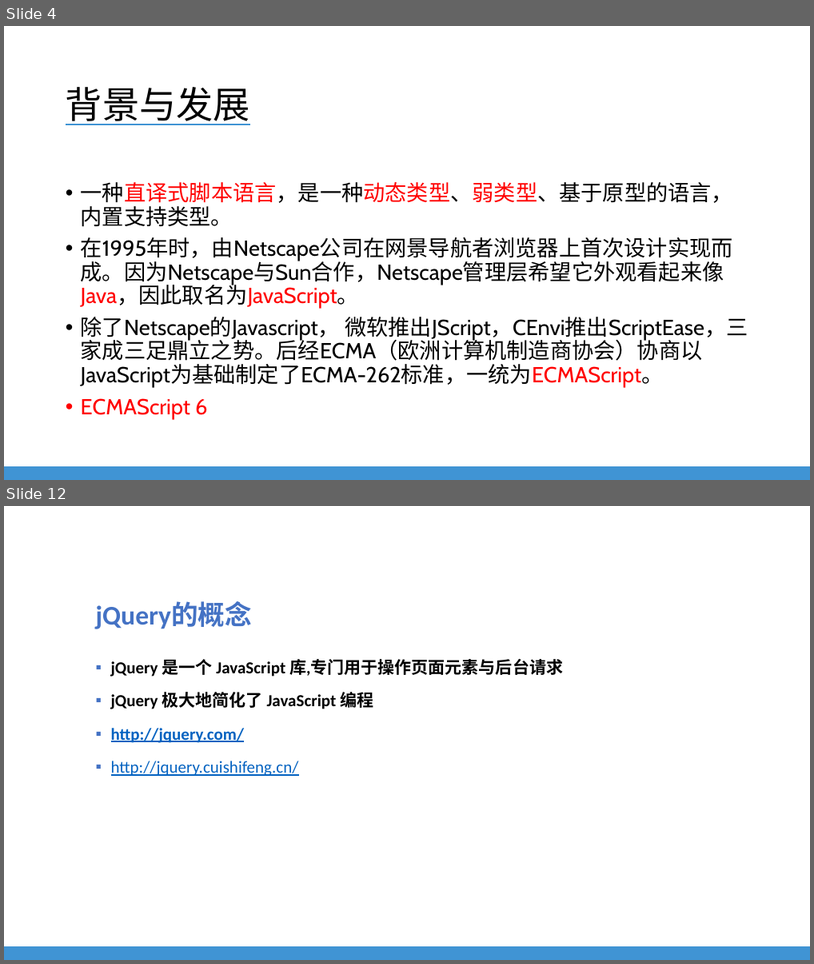
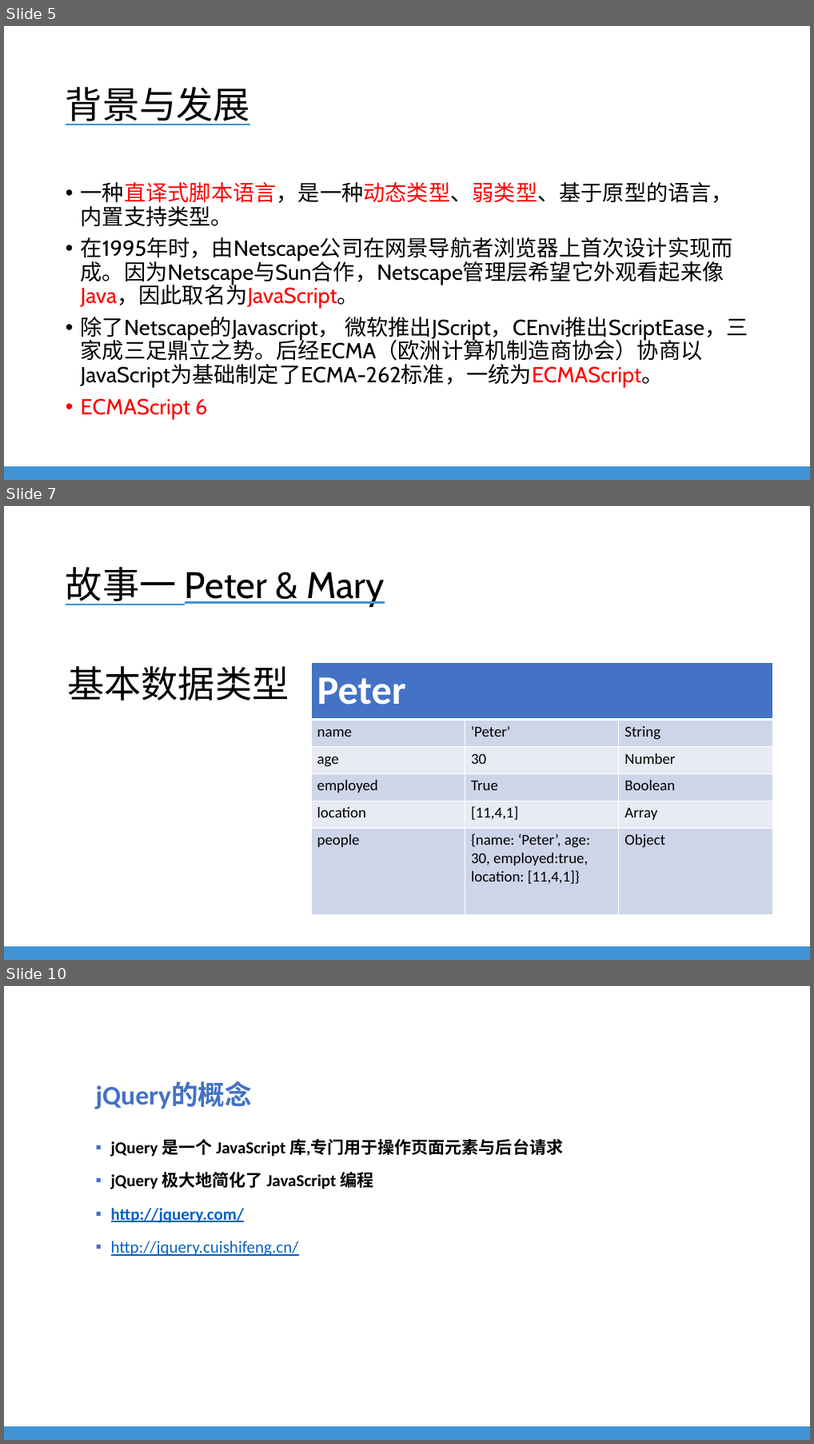
Before and after one commit to EverDoc/NLU, a slide deck: NLU Training - Javascript For QA.pptx. Shown one above the other, each under a label of ours: slides 4 and 12 before the commit, slides 5, 7 and 10 after it; the slides between them are not shown. The pictures are 814x964 and 814x1444 pixels, drawn with LibreOffice and Linux fonts; fonts in the diff are those of the drawing; background and template pictures are left out. Boxes give left, top, right and bottom in pixels: in the first picture for what was removed or moved away, otherwise in the second. Text is boxed around its words. In the diff, an @@ line names an element or a change of style, - is before the commit and + after.

```diff
--- a/NLU Training - Javascript For QA.pptx
+++ b/NLU Training - Javascript For QA.pptx
@@ slide 7 added at [4,506,810,960], background #FFFFFF; not listed: 1 template element that a slide beside it also shows @@
@@ title added at [66,567,385,607], 44 pt, text #000000, underline @@
+故事一 Peter & Mary
@@ text added at [67,666,289,700], 44 pt, text #000000 @@
+基本数据类型
@@ table added at [311,662,774,914], 6 rows, 3 columns @@
+Peter |  | 
+name | 'Peter' | String
+age | 30 | Number
+employed | True | Boolean
+location | [11,4,1] | Array
+people | {name: ‘Peter’, age: 30, employed:true, location: [11,4,1]} | Object
@@ what was slide 4 is now slide 5 @@
@@ what was slide 12 is now slide 10 @@
```
Also in this commit, not shown: 4 slides changed, 2 other slides added, 5 slides removed, 1 other file.
